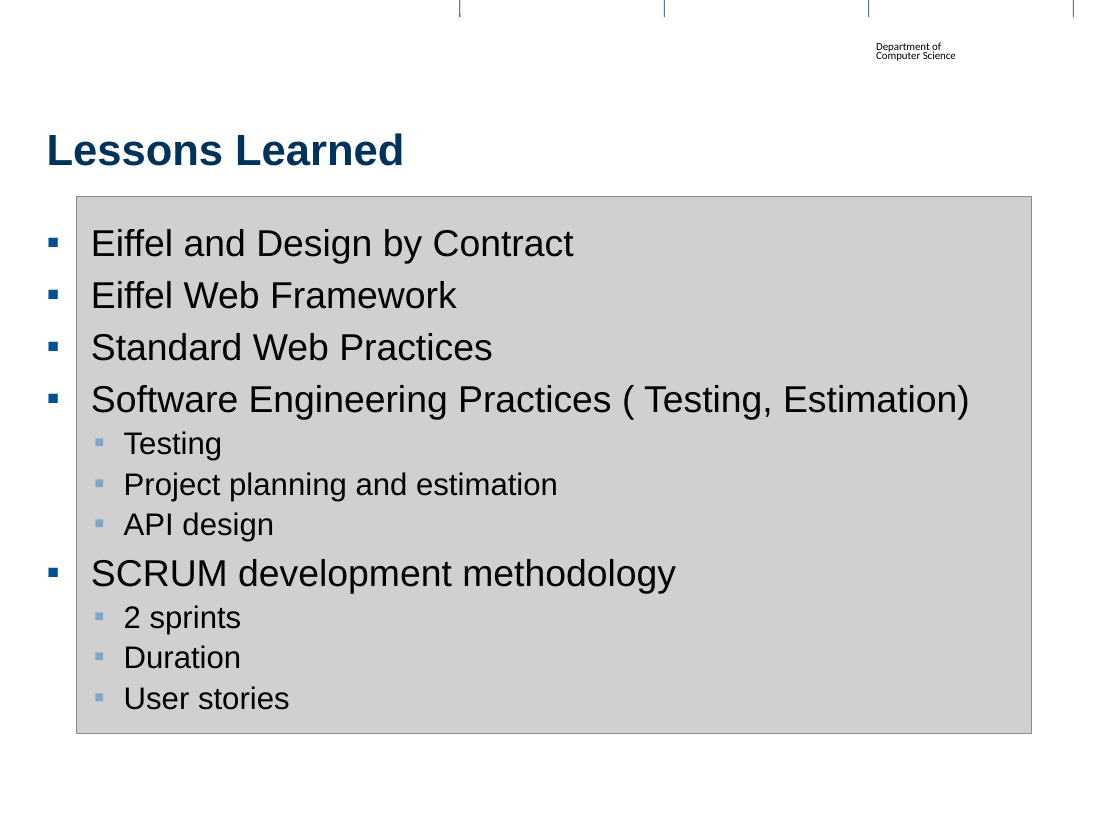
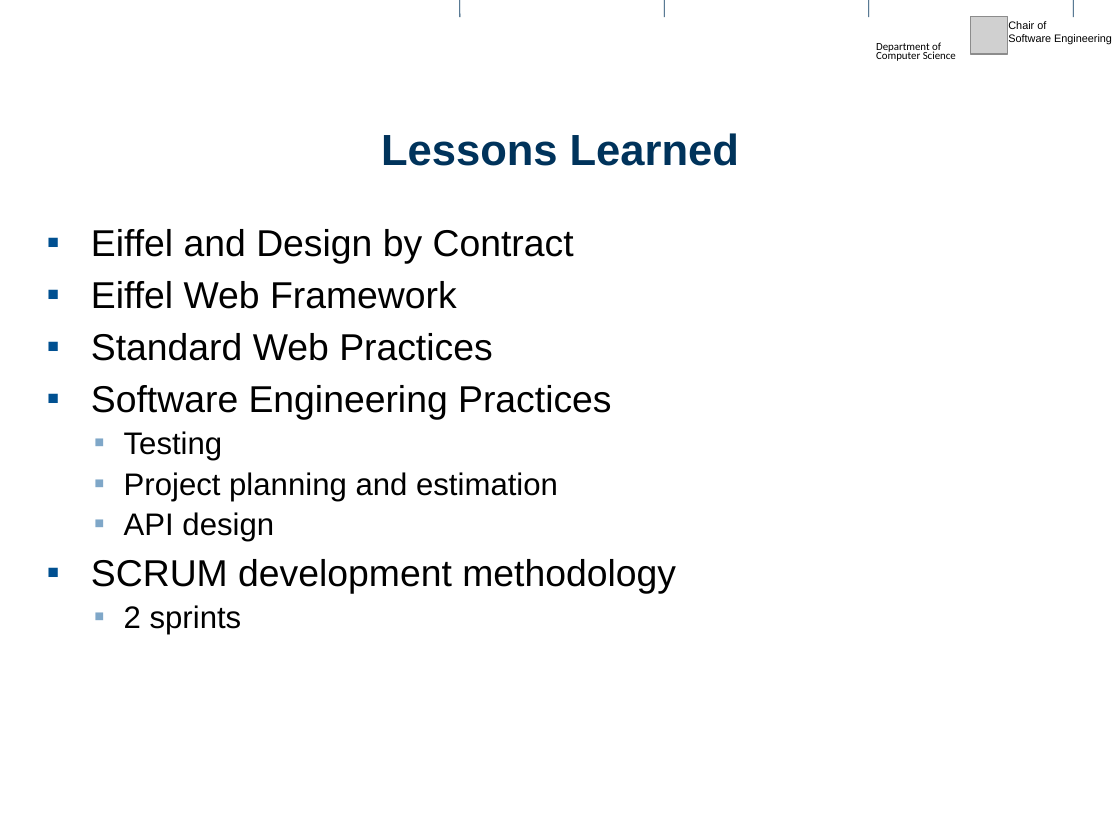
Before and after one commit to kediamanav/Mantra, a slide deck: slide 14 of server_app/my_project.pptx (slide 17 before the commit). Drawn at 1120x840 pixels with LibreOffice and Linux fonts; fonts in the diff are those of the drawing; grey boxes stand for pictures; background and template pictures are left out. Boxes give left, top, right and bottom in pixels: in the first picture for what was removed or moved away, otherwise in the second. Text is boxed around its words. In the diff, an @@ line names an element or a change of style, - is before the commit and + after.

```diff
--- a/server_app/my_project.pptx
+++ b/server_app/my_project.pptx
@@ picture added at (971, 17, 1008, 55) @@
@@ text added at (1008, 21, 1112, 44), 7 pt, text #000000 @@
+Chair of
+Software Engineering
@@ title "Lessons Learned" at (381, 133, 739, 166): alignment left to centre @@
@@ picture removed at (76, 196, 1032, 734) @@
@@ text at (91, 385, 611, 420): text changed @@
-▪ Software Engineering Practices ( Testing, Estimation)
+▪ Software Engineering Practices
@@ text at (124, 645, 290, 710): paragraphs removed @@
-  ▪ Duration
-  ▪ User stories
```
Also in this commit, not shown: 13 other slides changed, 2 slides added, 4 slides removed, 4 other files.
